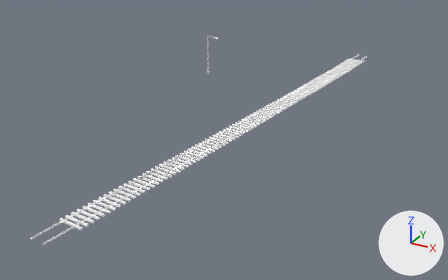
What one commit did to the glTF model cities/arlov-borggatan/pack/tiles/c-9_14.glb.
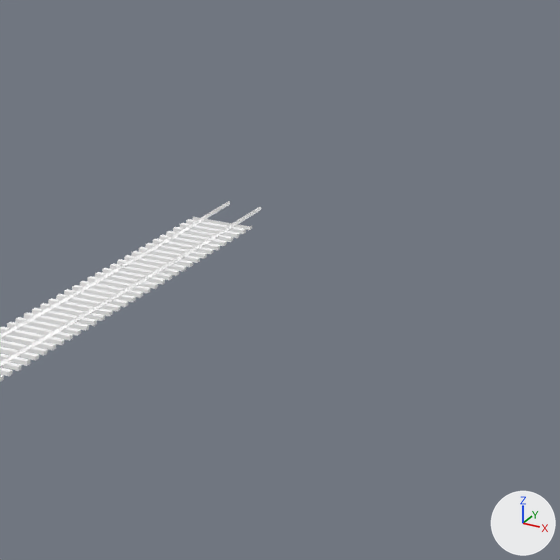
The first picture shows the older version from a 50 mm camera at (-493.9, 806.7, 28.1) aimed at (-526.3, 865.7, -1.3). The close-ups show the older and then the newer version on the part from 66% to 100% of the width and 0% to 54% of the height of that picture. Only the edits that show in the close-ups are written down. Lighting does not change. The marker at lower right points along +X, +Y and +Z. Where no turn or scale is listed for an object, it has been applied to the vertices.

In view in the first close-up: 'SM_Rails_-9_14'.
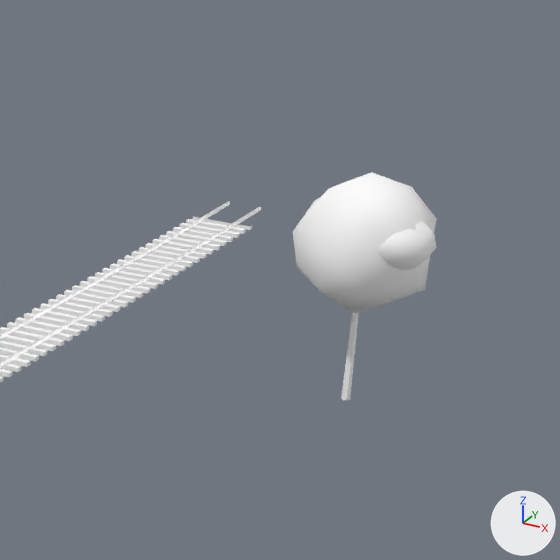
The newer file is also turned or shifted as a whole; pictures and numbers use the older file's frame.

The change, as JSON lines over the scene's bpy script:
```json
{"op": "add", "block": "mat_m_bark_wood", "code": ["mat_m_bark_wood = principled_material('M_Bark_Wood')", "mat_m_bark_wood.base_color = (1.0, 1.0, 1.0)  # white #ffffff", "mat_m_bark_wood.roughness = 0.953"]}
{"op": "add", "block": "mat_m_leaf", "code": ["mat_m_leaf = principled_material('M_Leaf')", "mat_m_leaf.base_color = (1.0, 1.0, 1.0)  # white #ffffff", "mat_m_leaf.roughness = 0.902"]}
{"op": "add", "block": "me_sm_trees__9_14", "code": ["me_sm_trees__9_14 = bpy.data.meshes.new('SM_Trees_-9_14')", "me_sm_trees__9_14.from_pydata(...)  # 138 vertices, 252 faces; spans x -2.5..2.5, y -2.37..2.37, z -4.02..4.02", "# faces by material slot: [12, 240]", "me_sm_trees__9_14.materials.append(mat_m_bark_wood)  # white #ffffff", "me_sm_trees__9_14.materials.append(mat_m_leaf)  # white #ffffff"]}
{"op": "add", "block": "ob_sm_trees__9_14", "code": ["ob_sm_trees__9_14 = bpy.data.objects.new('SM_Trees_-9_14', me_sm_trees__9_14)", "ob_sm_trees__9_14.location = (-511.2, 882.55, 3.87)"]}
```

Pixel boxes (x1, y1, x2, y2) of what changed, in the close-ups (560 x 560 px):
```json
{"object": "SM_Trees_-9_14", "change": "added", "after": [293, 172, 437, 400], "faces in mat_m_leaf (white #ffffff)": [293, 172, 437, 313], "faces in mat_m_bark_wood (white #ffffff)": [341, 312, 359, 400]}
```
